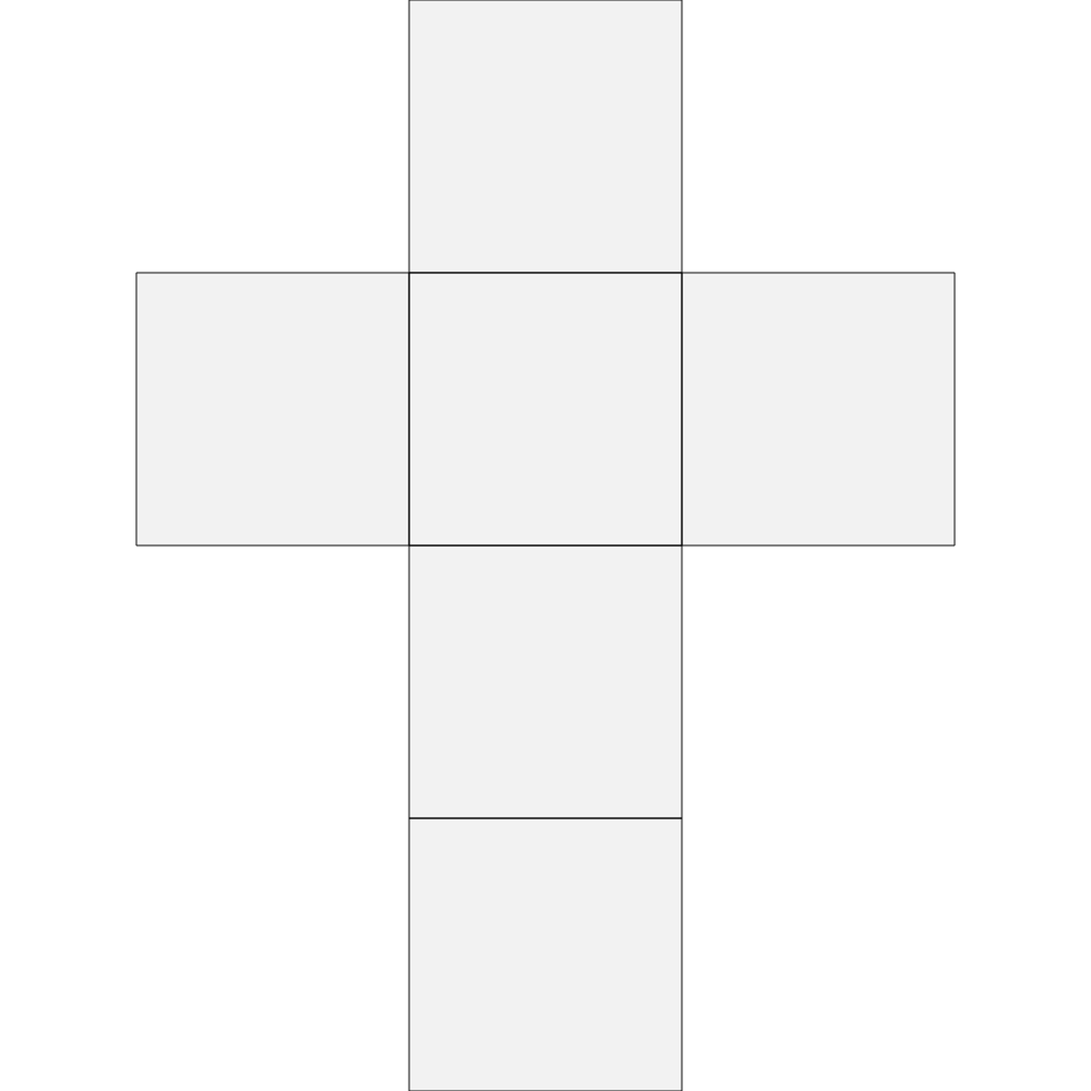
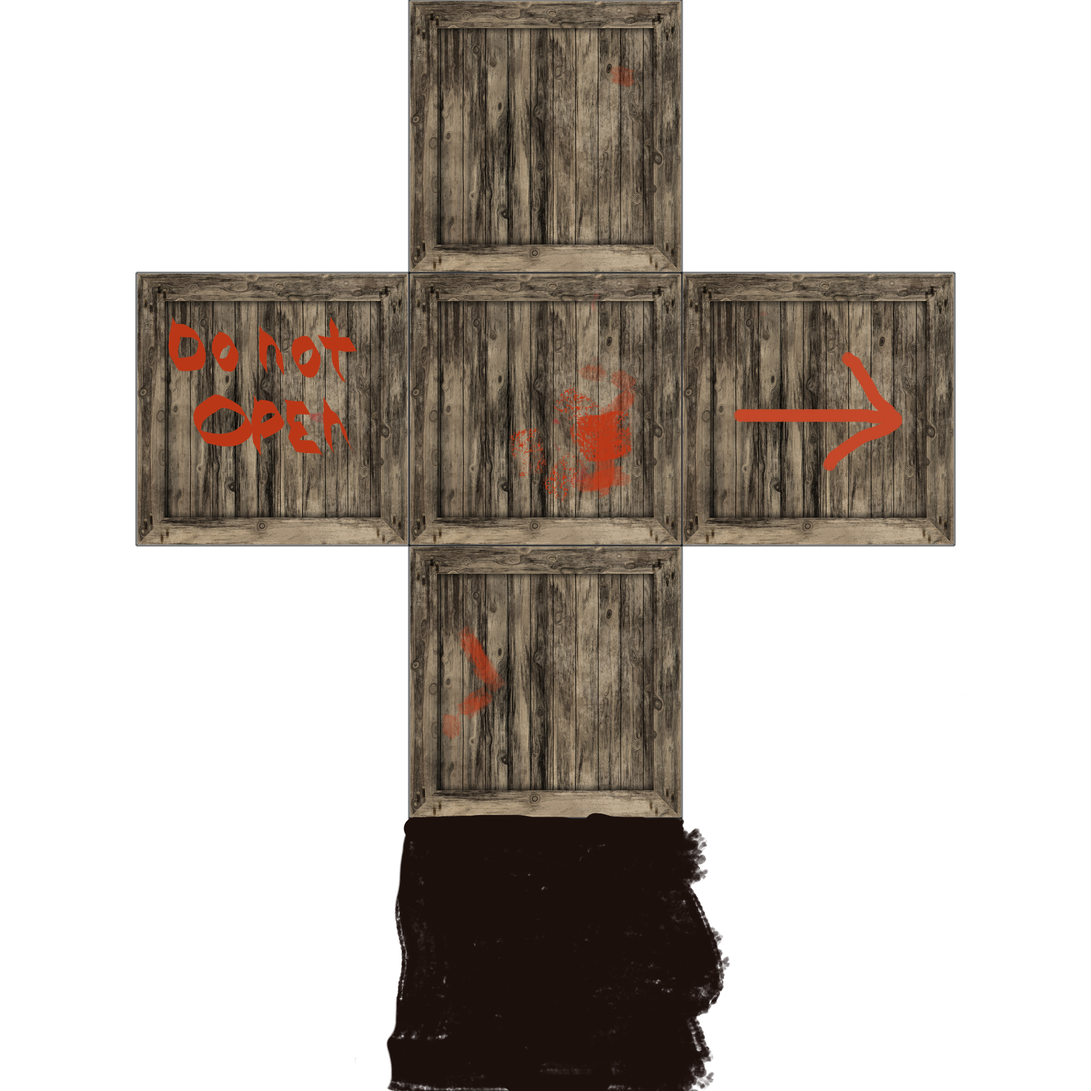
Layered file, before and after one edit (1091 × 1091). Changes by layer:
added layer "Paint Layer 1" above "Tx_Crate_1024px.jpg" over 269, 64, 903, 1091
added layer "Tx_Crate_1024px.jpg" (1st of 4) above "Tx_Crate_1024px.jpg" over 410, 1, 682, 272
added layer "Tx_Crate_1024px.jpg" (2nd of 4) above "Copy of Tx_Crate_1024px.jpg" over 683, 273, 954, 545
added layer "Copy of Tx_Crate_1024px.jpg" above "Tx_Crate_1024px.jpg" over 137, 273, 409, 545
added layer "Tx_Crate_1024px.jpg" (3rd of 4) above "Tx_Crate_1024px.jpg" over 410, 546, 682, 818
added layer "Tx_Crate_1024px.jpg" (4th of 4) above "Background" over 410, 273, 682, 545
painted on "Background" over 405, 402, 966, 697
